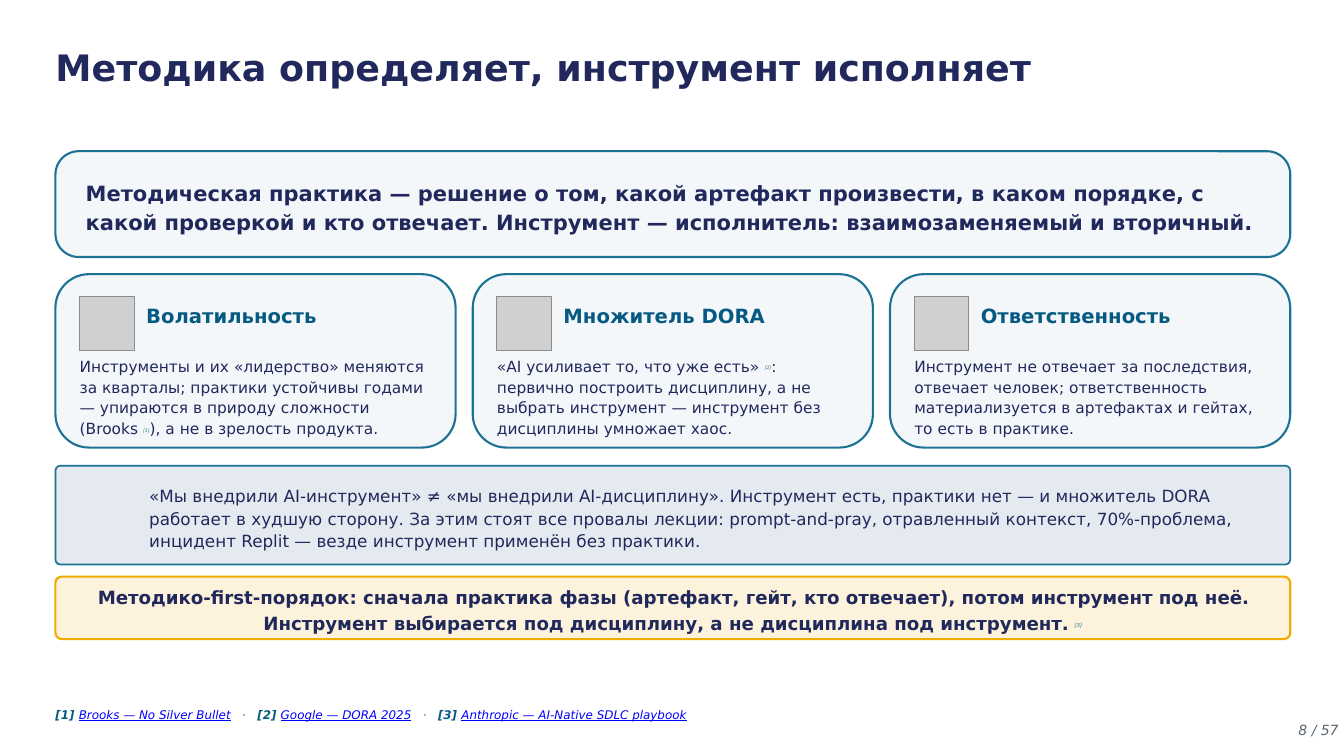
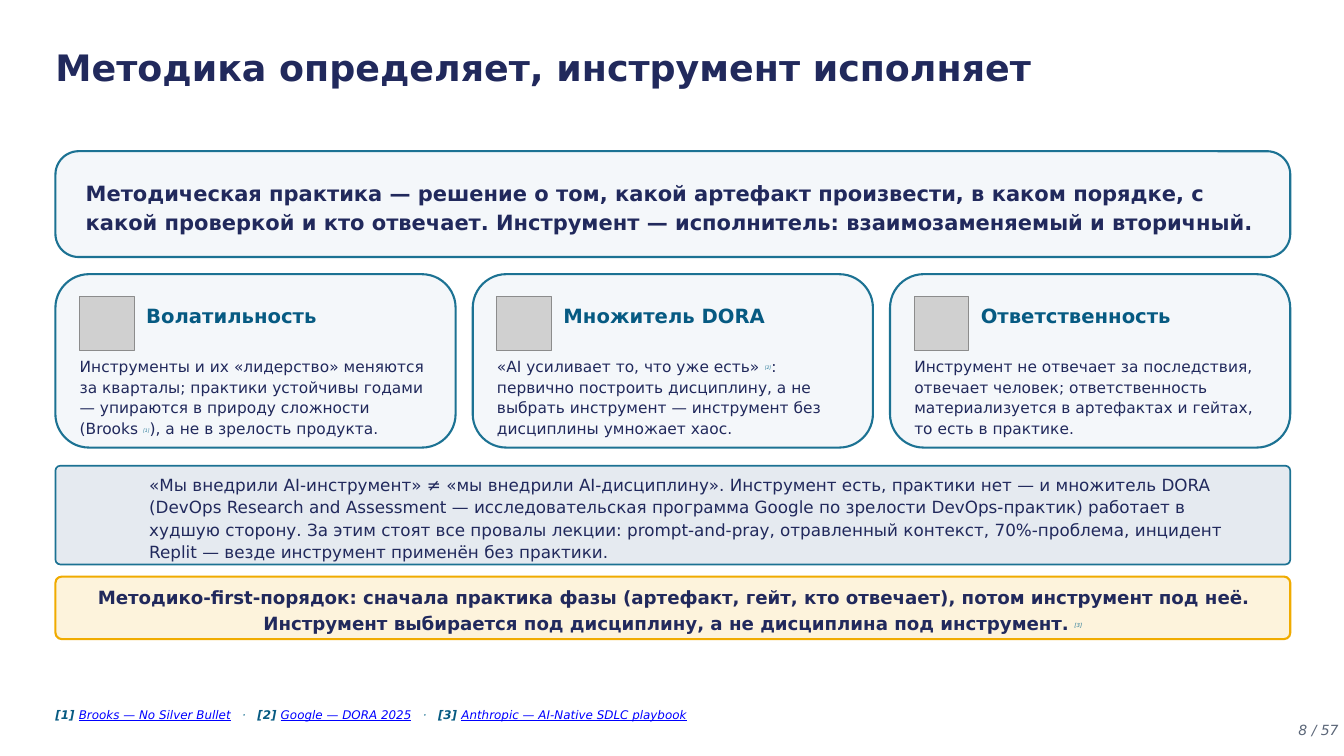
Before and after one commit to tellina-study/AI-usage-lessons, a slide deck: slide 8 of library/lectures/lec-04/rendered/lec-04.pptx. Drawn at 1344x756 pixels with LibreOffice and Linux fonts; fonts in the diff are those of the drawing; grey boxes stand for pictures. Boxes give left, top, right and bottom in pixels: in the first picture for what was removed or moved away, otherwise in the second. Text is boxed around its words. In the diff, an @@ line names an element or a change of style, - is before the commit and + after.

```diff
--- a/library/lectures/lec-04/rendered/lec-04.pptx
+++ b/library/lectures/lec-04/rendered/lec-04.pptx
@@ text at box(149, 478, 1222, 562): text changed @@
-«Мы внедрили AI-инструмент» ≠ «мы внедрили AI-дисциплину». Инструмент есть, практики нет — и множитель DORA работает в худшую сторону. За этим стоят все провалы лекции: prompt-and-pray, отравленный контекст, 70%-проблема, инцидент Replit — везде инструмент применён без практики.
+«Мы внедрили AI-инструмент» ≠ «мы внедрили AI-дисциплину». Инструмент есть, практики нет — и множитель DORA (DevOps Research and Assessment — исследовательская программа Google по зрелости DevOps-практик) работает в худшую сторону. За этим стоят все провалы лекции: prompt-and-pray, отравленный контекст, 70%-проблема, инцидент Replit — везде инструмент применён без практики.
```
Also in this commit, not shown: 15 other slides changed, 59 other files.
